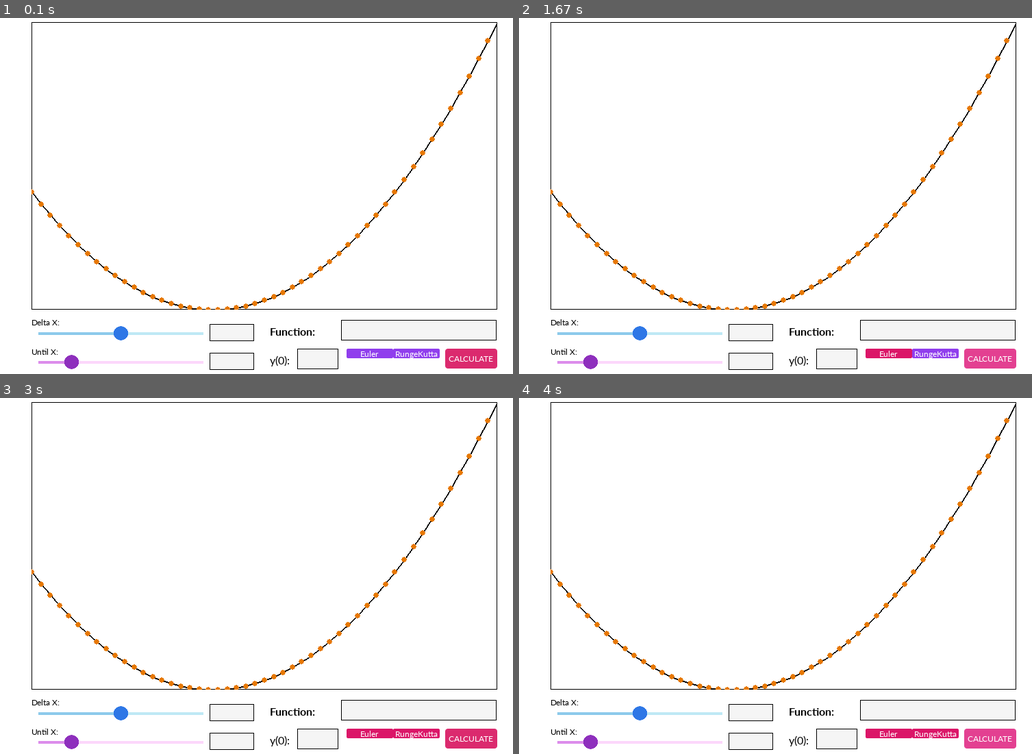
Above: before the commit, frames 1-4 (two rows, left to right).
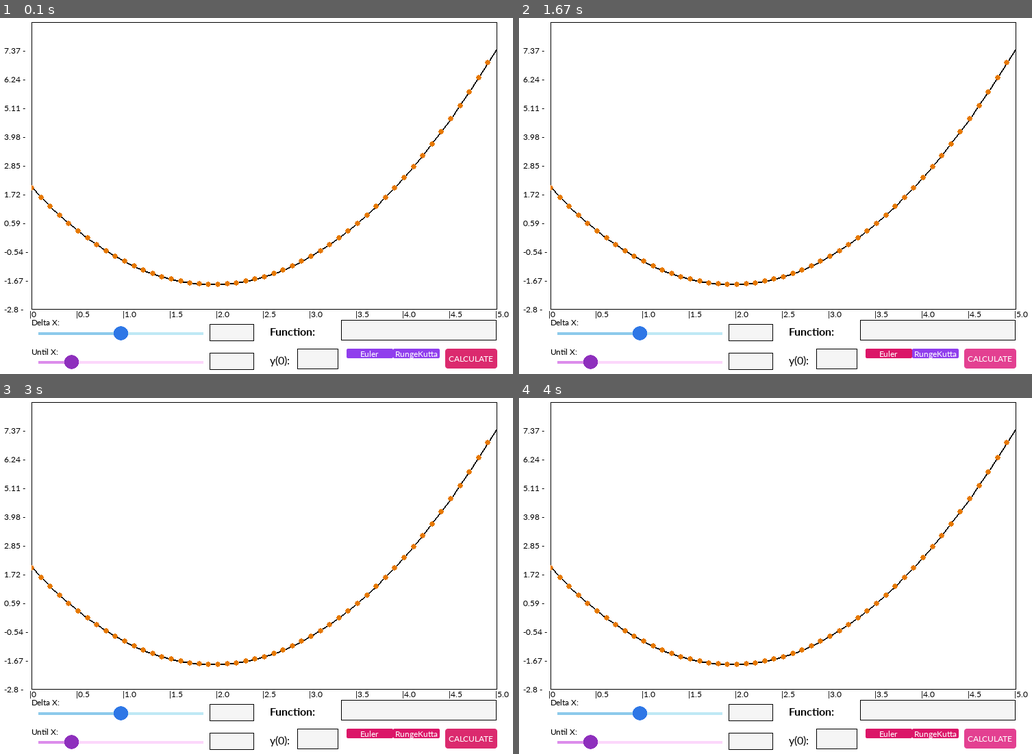
Above: after the commit, the same moments.

Repository: nakamarusun/CompMathIVPSem2
Game: pygame game, started from src/Main.py
Two runs of this game, one before a commit and one after it. Both use one fixed random seed, a clock stepped at 60 frames per second and the inputs below.
Inputs (mouse positions are in pixels of both pictures, inside the frame that each line leads up to):
- Up to frame 1 (0.1 s): no input
- Up to frame 2 (1.67 s): click (888, 352) at 0.38 s; click (749, 331) at 0.72 s; tap Space at 1 s; click (990, 359) at 1.38 s
- Up to frame 3 (3 s): click (133, 568) at 1.72 s; click (415, 732) at 2.55 s; click (420, 711) at 2.88 s
- Up to frame 4 (4 s): hold Right 3.17-3.63 s; click (990, 739) at 3.72 s

The runs differ from the first frame. In frame 1, 1.9% of the frame differs, in the area x 0-100%, y 1-85%; in frame 2, 1.9%; in frame 3, 1.9%; in frame 4, 1.9%.

Commit message:
Completed additional coordinate numbers around the graph

Diff:
--- a/src/Pygame/MathRoom.py
+++ b/src/Pygame/MathRoom.py
@@ -33,9 +33,9 @@
 
     def updateFunction(self):
         self.xArr, self.yArr = MathUtil.IVP.compute(self.function, self.h, self.until, self.y0)
-        self.yMax = max(self.yArr)
-        self.yMin = min(self.yArr)
-        print(self.xArr, "\n", self.yArr)
+        self.yMax = max(self.yArr) + 1
+        self.yMin = min(self.yArr) - 1
+        # print(self.xArr, "\n", self.yArr)
         print(self.yMin, "\n", self.yMax)
 
     def redrawSurface(self):
@@ -52,12 +52,28 @@
             pygame.draw.circle(self.functionCanvasSurface, (230, 120, 0), (round(pointBefore[0]), round(pointBefore[1])), 4) # Draws the dot in each of the delta x's
             pointBefore = pointAfter # Sets the previous dot to the current dot.
 
+    def drawNumbers(self):
+        yNumbers = (self.yMax - self.yMin) / 10
+        counter = self.yMin
+        for i in range(10):
+            GVar.mainScreenBuffer.blit(GVar.defFont.render(str(round(counter, 3)) + " -", True, (0, 0, 0)),
+            [((1 - self.ratio[0])/2 * GVar.resolution[0]) - 40, (((0.1 + self.ratio[1]) * GVar.resolution[1]) - (MathUtil.invLerp(counter, self.yMin, self.yMax) * (GVar.resolution[1] * self.ratio[1])) - 7)])
+            counter += yNumbers
+
+        xNumbers = (self.xArr[-1] - self.xArr[0]) / 10
+        counter = self.xArr[0]
+        for i in range(11):
+            GVar.mainScreenBuffer.blit(GVar.defFont.render("|" + str(round(counter, 3)), True, (0, 0, 0)),
+            [((1 - self.ratio[0])/2 * GVar.resolution[0]) + (MathUtil.invLerp(counter, self.xArr[0], self.xArr[-1]) * GVar.resolution[0] * self.ratio[0]) - 3, ((0.1 + self.ratio[1]) * GVar.resolution[1])])
+            counter += xNumbers
+
     def update(self):
         if (GVar.isVideoResized):
             self.redrawSurface() # If program is resized, change the size of the canvas surface
 
         # Drawing end
         GVar.mainScreenBuffer.blit(self.functionCanvasSurface, [(GVar.resolution[0] / 2) - (GVar.resolution[0] * self.ratio[0] / 2), GVar.resolution[1] * 0.1]) # Draws into the main screen buffer in the middle.
+        self.drawNumbers()
 
 class MainSurface():
 
